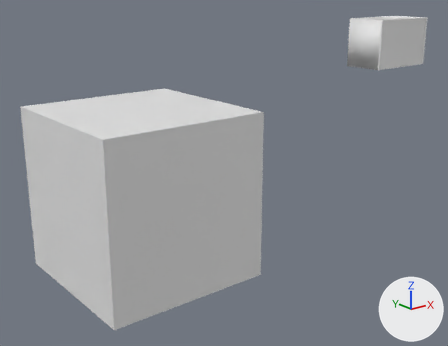
The FBX model models/kitchen/cupboard_small_wide.fbx, before and after one commit.
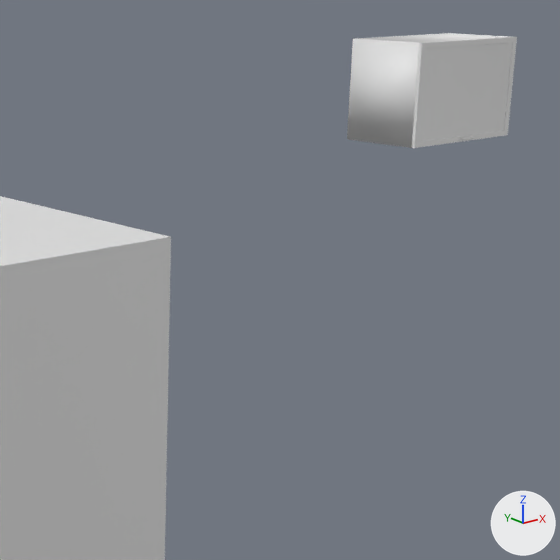
Each version is shown whole from a 50 mm lens placed at (-3.61, -6.05, 2.42), pointed at (0.93, -0.38, 0.15), then close up on the part from 41% to 100% of the width and 0% to 77% of the height. The lights are fixed; the arrows at lower right show +X, +Y and +Z. Where no turn or scale is listed for an object, it has been applied to the vertices.

Objects in the first close-up: 'Cube', 'skap4_lagre_base', 'skap4_lagre_facade'.
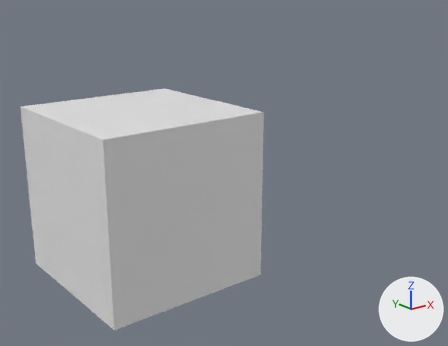
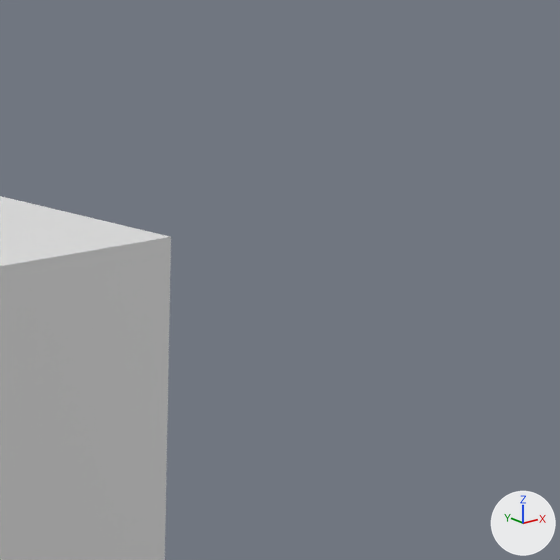
Changed parts and their boxes (x1, y1, x2, y2) in the close-ups (560 x 560 px):
'skap4_lagre_facade', moved (not visible afterwards): before (412, 37, 517, 148)
'skap4_lagre_base', moved (not visible afterwards): before (347, 33, 511, 148)

The change, as a list of edits to the scene's bpy script:
```text
Change ob_skap4_lagre_facade:
    ob_skap4_lagre_facade.location: (2.612, -1.613, 1.704) -> (0.344, -0.734, 0.521)
Change ob_skap4_lagre_base:
    ob_skap4_lagre_base.location: (2.612, -1.342, 1.634) -> (0.344, -0.463, 0.45)
```
